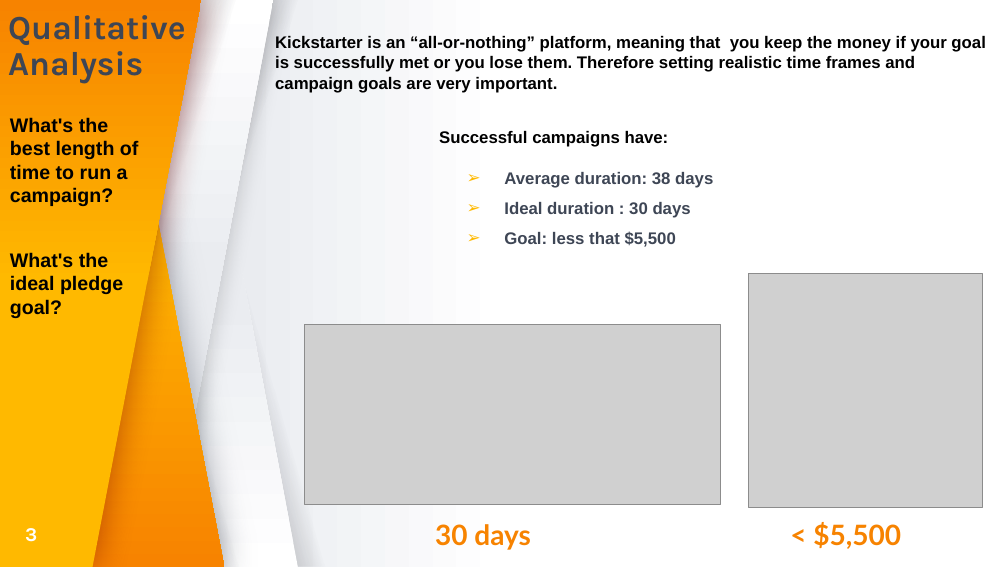
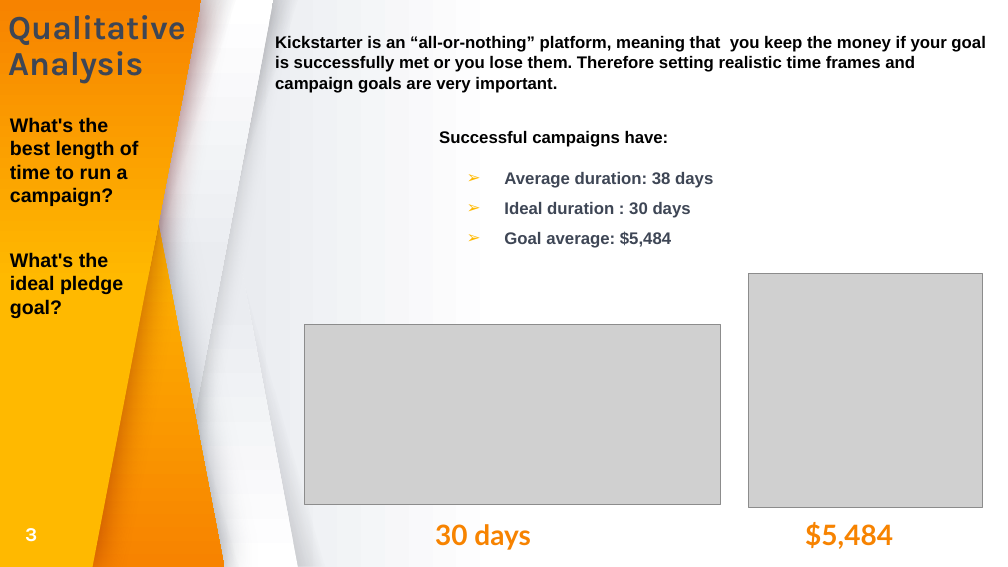
Before and after one commit to cristina-iacob/kickstarter_analysis, a slide deck: slide 4 of kickstarter_analysis.pptx. Drawn at 1008x567 pixels with LibreOffice and Linux fonts; fonts in the diff are those of the drawing; grey boxes stand for pictures. Boxes give left, top, right and bottom in pixels: in the first picture for what was removed or moved away, otherwise in the second. Text is boxed around its words. In the diff, an @@ line names an element or a change of style, - is before the commit and + after.

Commit message:
minor fix on presentation

```diff
--- a/kickstarter_analysis.pptx
+++ b/kickstarter_analysis.pptx
@@ text at (504, 231, 671, 248): text changed @@
-➢ Goal: less that $5,500
+➢ Goal average: $5,484
@@ text at (805, 522, 893, 549): text changed @@
-< $5,500
+$5,484
```
